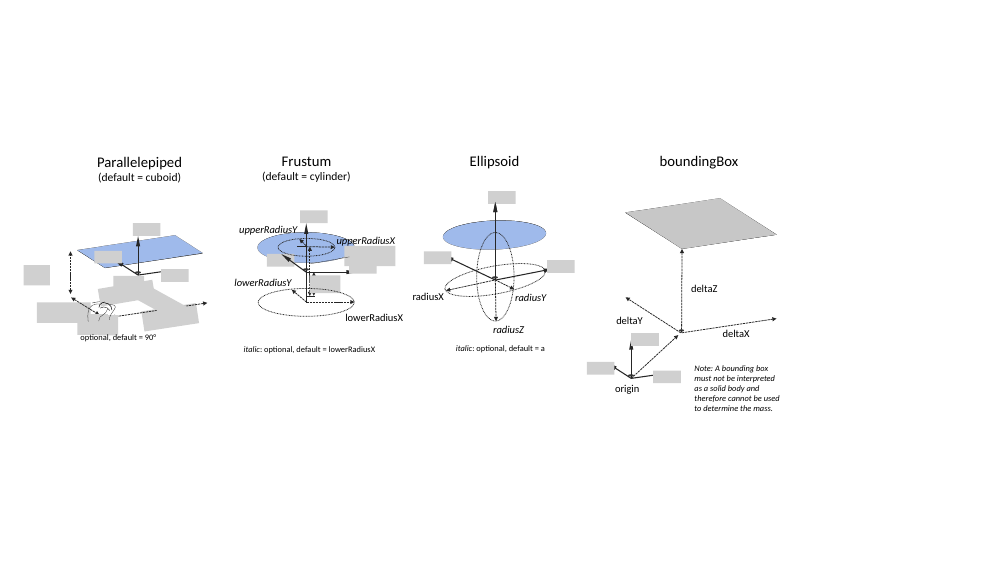
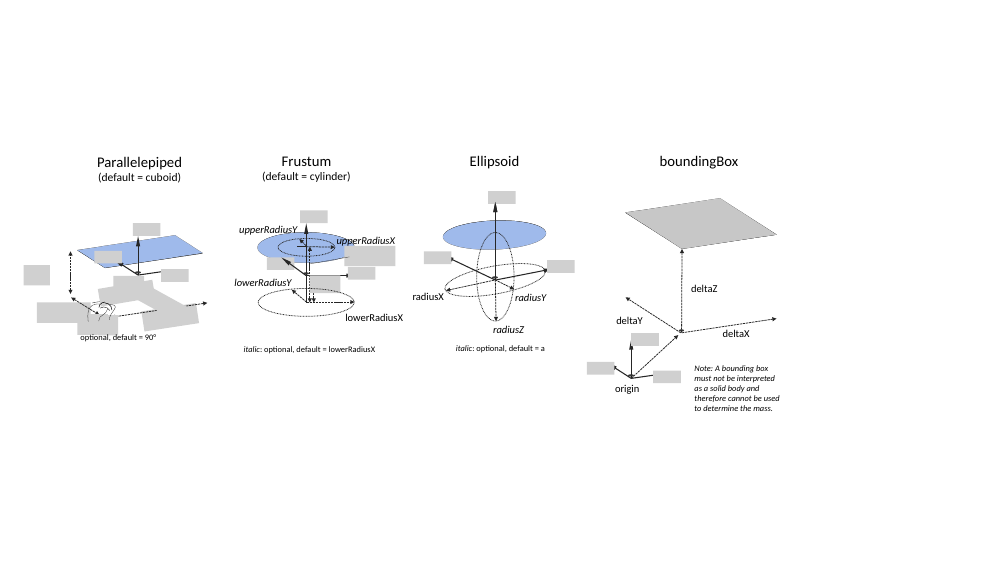
Before and after one commit to DLR-boeh-da/CPACS, a slide deck: slide 1 of documentation/geometryBaseTypes.pptx. Drawn at 1008x567 pixels with LibreOffice and Linux fonts; fonts in the diff are those of the drawing; grey boxes stand for pictures. Boxes give left, top, right and bottom in pixels: in the first picture for what was removed or moved away, otherwise in the second. Text is boxed around its words. In the diff, an @@ line names an element or a change of style, - is before the commit and + after.

```diff
--- a/documentation/geometryBaseTypes.pptx
+++ b/documentation/geometryBaseTypes.pptx
@@ double arrow moved from (310, 296) - (310, 247) to (310, 302) - (310, 247) @@
@@ line removed from (306, 272) to (316, 272) @@
@@ line removed from (306, 296) to (315, 296) @@
@@ 2 arrows, 1 picture, 1 ellipse, 1 double arrow: place and size @@
-2 arrows, 1 picture, 1 ellipse, 1 double arrow at <box>281,254,377,296</box>
+2 arrows, 1 picture, 1 ellipse, 1 double arrow at <box>281,258,375,302</box>
```
Also in this commit, not shown: 1 other file.
